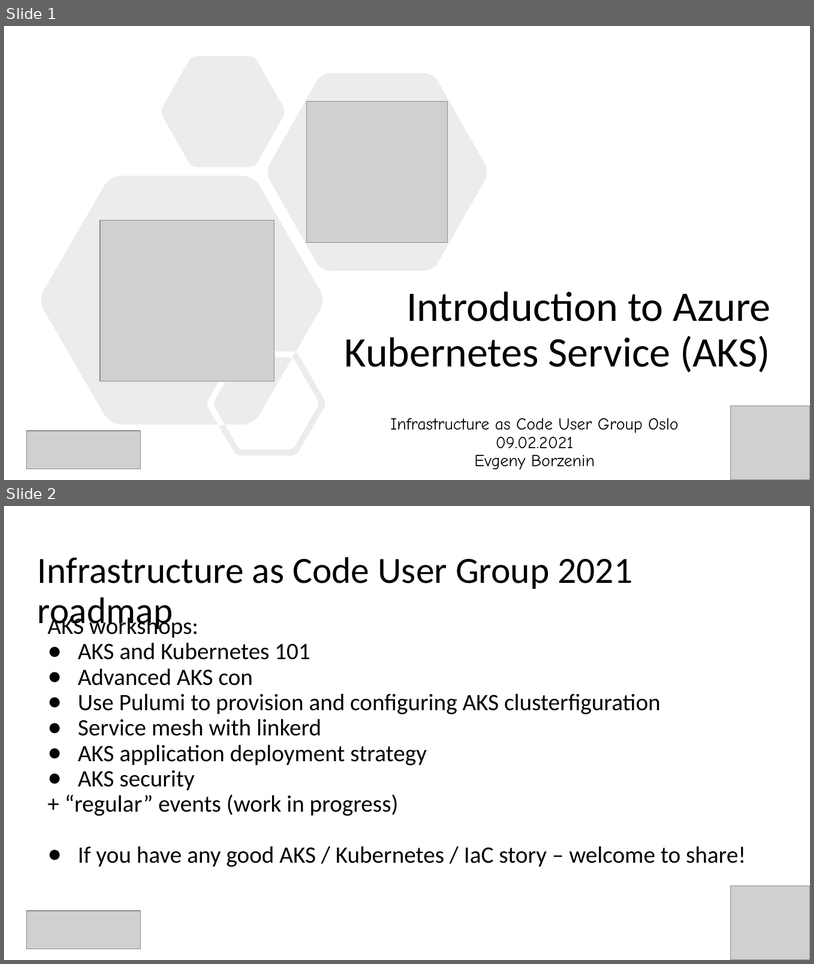
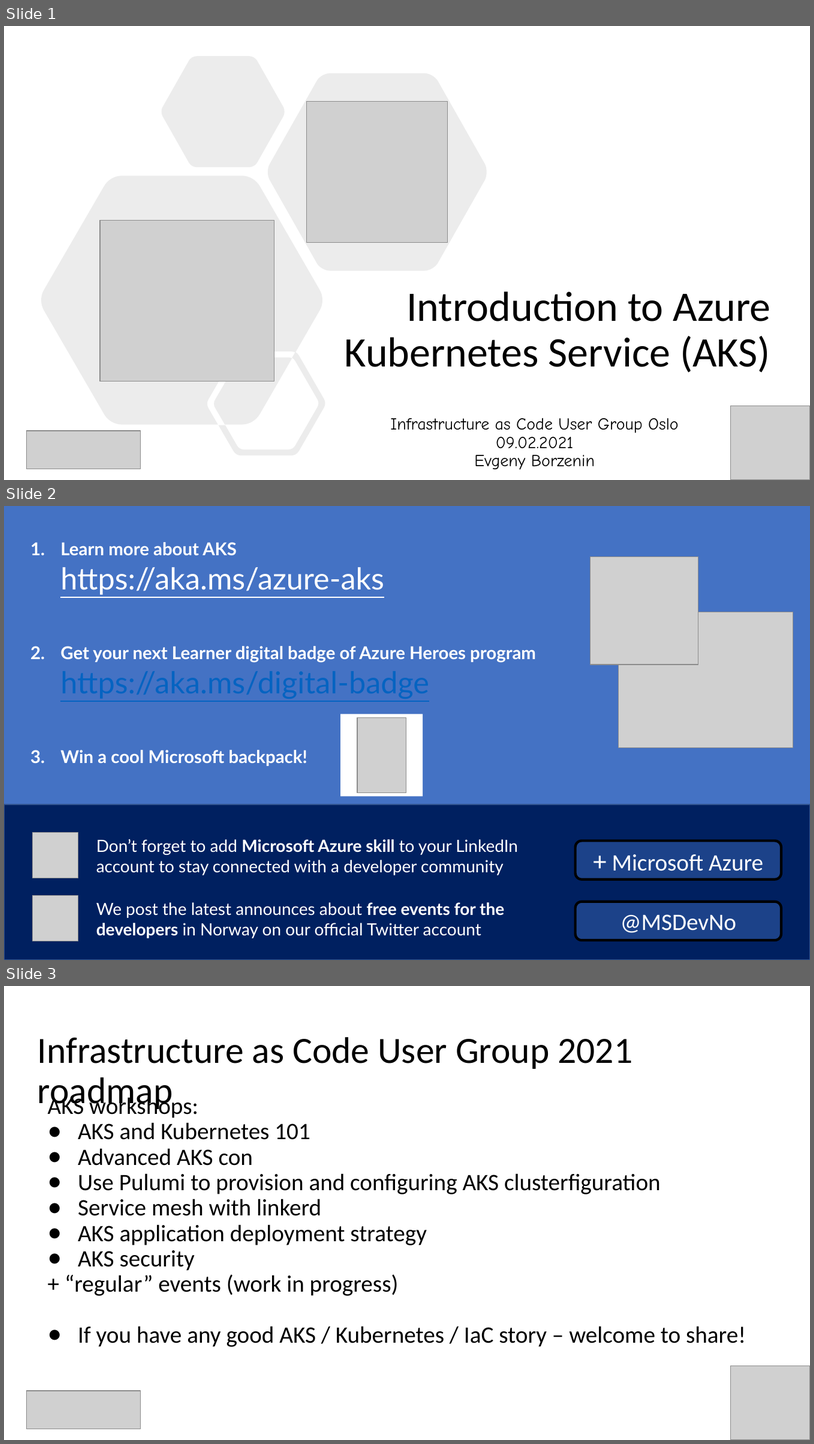
Before and after one commit to evgenyb/aks-workshops, a slide deck: 01-aks-and-k8s-101/slides/Introduction to AKS.pptx. Shown one above the other, each under a label of ours: slides 1 and 2 before the commit, slides 1, 2 and 3 after it. The pictures are 814x964 and 814x1444 pixels, drawn with LibreOffice and Linux fonts; fonts in the diff are those of the drawing; grey boxes stand for pictures. Boxes give left, top, right and bottom in pixels: in the first picture for what was removed or moved away, otherwise in the second. Text is boxed around its words. In the diff, an @@ line names an element or a change of style, - is before the commit and + after.

```diff
--- a/01-aks-and-k8s-101/slides/Introduction to AKS.pptx
+++ b/01-aks-and-k8s-101/slides/Introduction to AKS.pptx
@@ slide 2 added at [4, 506, 810, 960], background #4472C4 @@
@@ text added at [60, 542, 536, 766], 21 pt, text #FFFFFF, bold @@
+  1. Learn more about AKS
+     https://aka.ms/azure-aks
+  2. Get your next Learner digital badge of Azure Heroes program
+     https://aka.ms/digital-badge
+  3. Win a cool Microsoft backpack!
@@ picture added at [591, 557, 698, 664] @@
@@ picture added at [619, 612, 794, 747] @@
@@ rectangle added at [341, 714, 423, 796], fill #FFFFFF @@
@@ picture added at [357, 717, 406, 792] @@
@@ rectangle added at [4, 804, 810, 960], fill #002060, outline #325491 1 pt @@
@@ picture added at [33, 832, 78, 877] @@
@@ text added at [96, 838, 518, 875], 20 pt, text #FFFFFF @@
+Don’t forget to add Microsoft Azure skill to your LinkedIn account to stay connected with a developer community
@@ rounded rectangle added at [576, 841, 782, 879], fill #4472C4 at 42% opacity, outline #000000 3 pt, 28 pt, text #FFFFFF @@
++ Microsoft Azure
@@ picture added at [33, 895, 78, 941] @@
@@ rounded rectangle added at [576, 901, 782, 940], fill #4472C4 at 42% opacity, outline #000000 3 pt, 28 pt, text #FFFFFF @@
+@MSDevNo
@@ text added at [96, 902, 504, 938], 20 pt, text #FFFFFF @@
+We post the latest announces about free events for the developers in Norway on our official Twitter account
@@ what was slide 2 is now slide 3 @@
```
Also in this commit, not shown: 1 slide changed.
